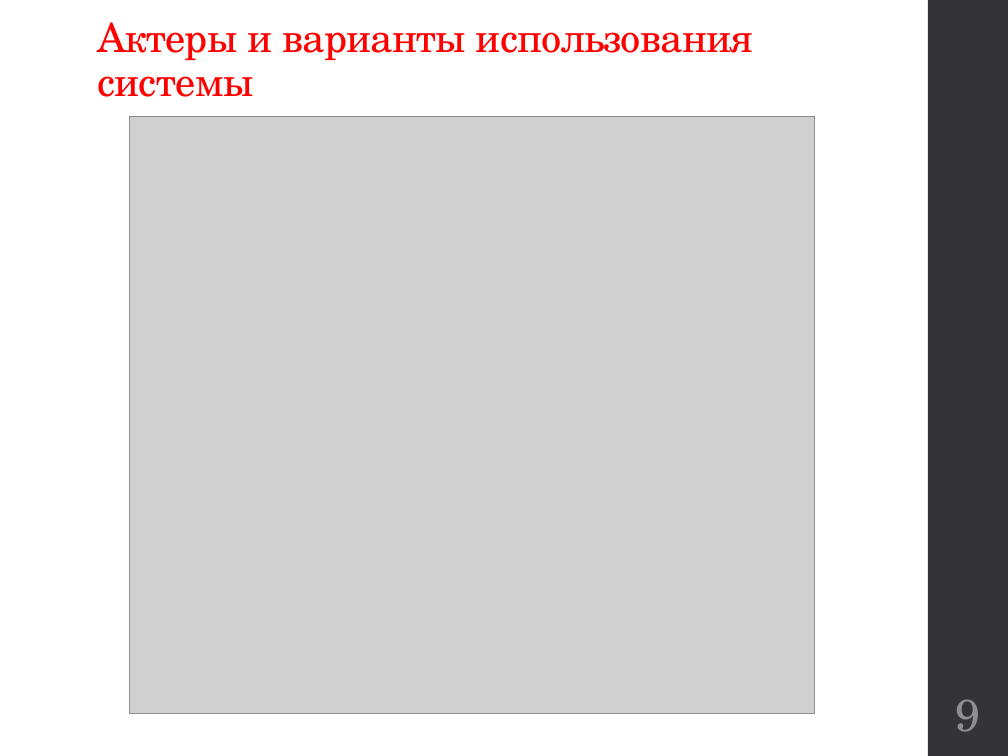
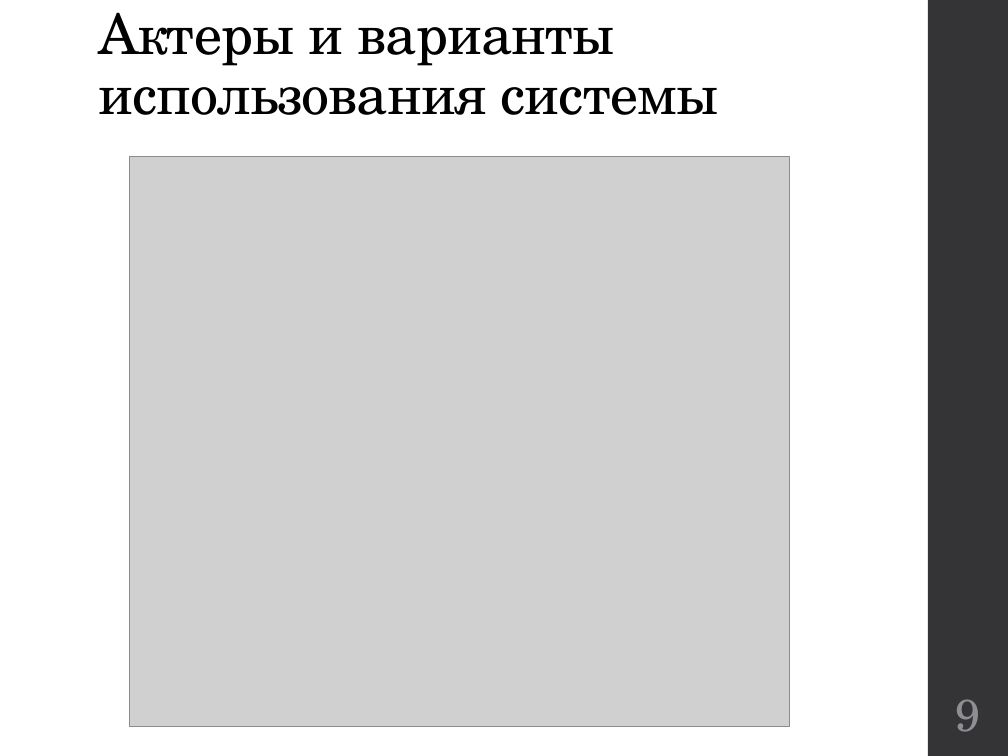
Before and after one commit to kwadraterry/diploma, a slide deck: slide 9 of Отчет/Доклад Неповинных.pptx. Drawn at 1008x756 pixels with LibreOffice and Linux fonts; fonts in the diff are those of the drawing; grey boxes stand for pictures. Boxes give left, top, right and bottom in pixels: in the first picture for what was removed or moved away, otherwise in the second. Text is boxed around its words. In the diff, an @@ line names an element or a change of style, - is before the commit and + after.

```diff
--- a/Отчет/Доклад Неповинных.pptx
+++ b/Отчет/Доклад Неповинных.pptx
@@ title "Актеры и варианты использования системы": place and size @@
-title "Актеры и варианты использования системы" at (97,22,754,97)
+title "Актеры и варианты использования системы" at (99,12,719,115)
@@ title "Актеры и варианты использования системы" at (99,12,719,115): size 28.8 to 40 pt, text colour #FF0000 to #000000 @@
@@ picture: place and size @@
-picture at (130,117,815,713)
+picture at (130,156,790,726)
```
Also in this commit, not shown: 6 other slides changed, 1 slide added, 1 slide removed, 2 other files.
